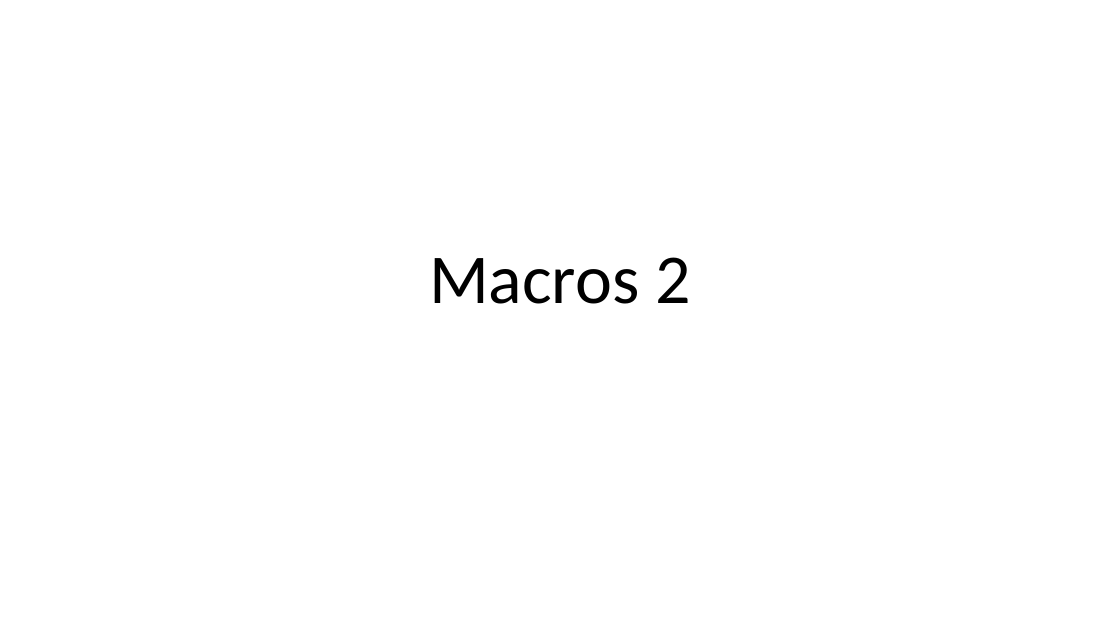
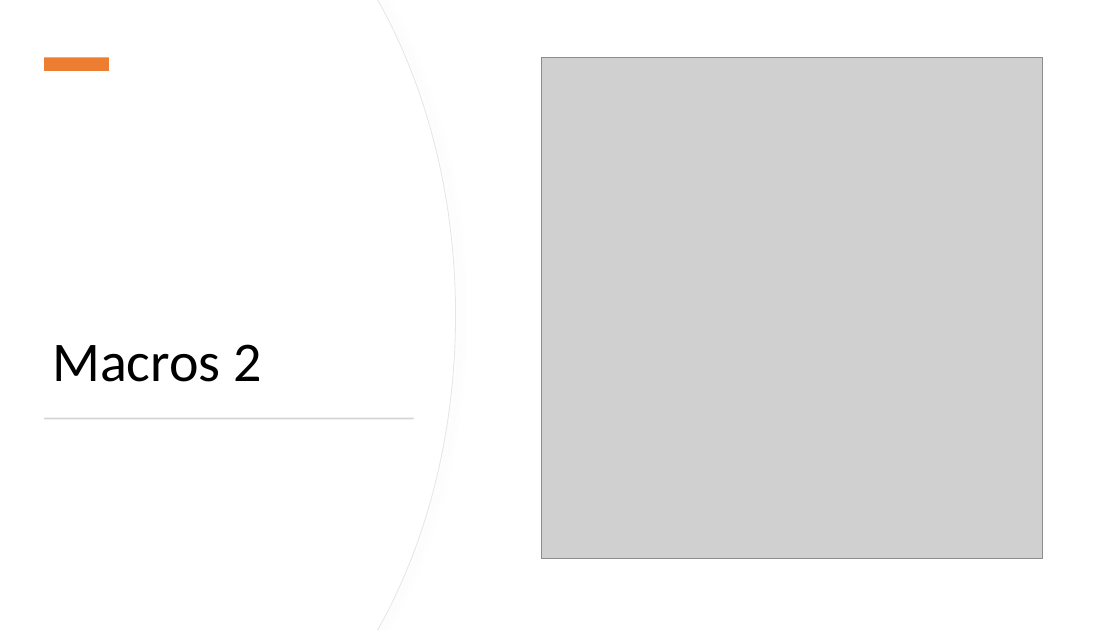
Before and after one commit to RHIT-CSSE/csse304, a slide deck: slide 1 of ClassMaterials/Macros2/Macros 2.pptx. Drawn at 1120x630 pixels with LibreOffice and Linux fonts; fonts in the diff are those of the drawing; grey boxes stand for pictures. Boxes give left, top, right and bottom in pixels: in the first picture for what was removed or moved away, otherwise in the second. Text is boxed around its words. In the diff, an @@ line names an element or a change of style, - is before the commit and + after.

Commit message:
revised macros2 in class

```diff
--- a/ClassMaterials/Macros2/Macros 2.pptx
+++ b/ClassMaterials/Macros2/Macros 2.pptx
@@ freeform shape added at box(0, 0, 455, 630), fill #FFFFFF, outline #E6E6E6 0.75 pt @@
@@ freeform shape added at box(0, 0, 455, 630), fill #FFFFFF @@
@@ rectangle added at box(44, 58, 109, 71), fill #ED7D31 @@
@@ picture added at box(541, 57, 1043, 559) @@
@@ title "Macros 2": place and size @@
-title "Macros 2" at box(429, 257, 690, 304)
+title "Macros 2" at box(52, 344, 261, 382)
@@ title "Macros 2" at box(52, 344, 261, 382): size 60 to 48 pt; alignment centre to left @@
@@ rectangle added at box(45, 418, 414, 419), fill #D5D5D5 @@
```
Also in this commit, not shown: 1 other slide changed, 2 slides added, 3 other files.
